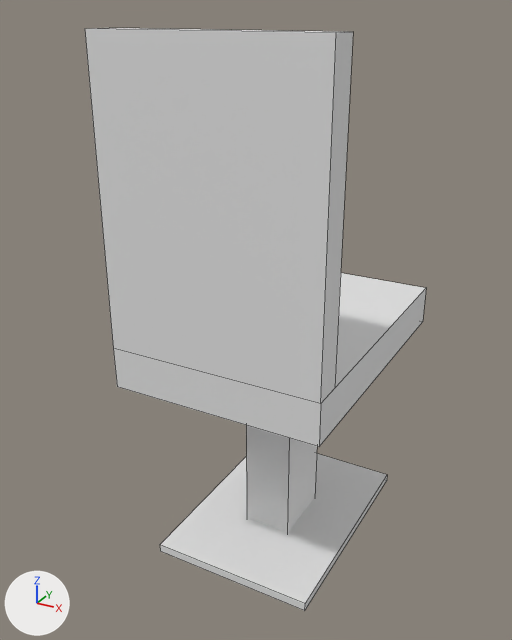
The Blender file Assets/Models/Props/Seat.blend: old version first, new version second.
Before and after are seen from a camera (50 mm lens) standing at (0.815, -1.652, 1.483) and looking at (-0.063, -0.054, 0.685). Every picture has the same lights, and +X, +Y and +Z are marked at lower left. Mesh edges are drawn as thin lines.

The first picture shows 'Seat'.
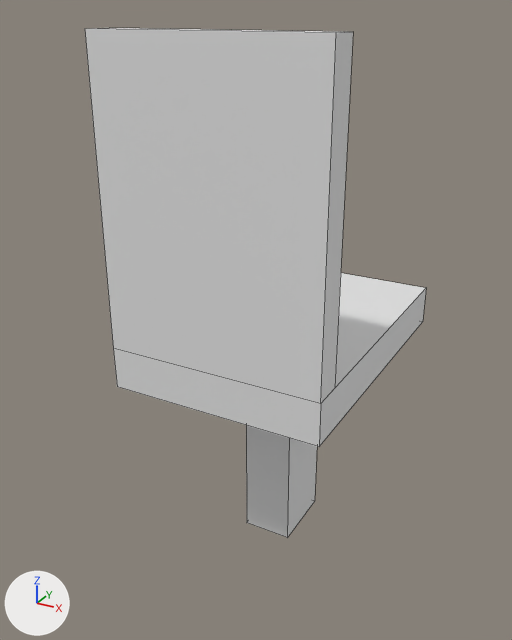
The change in detail:
me_seat has 30 vertices, 19 faces and spans x -0.288..0.288, y 0.0..1.444, z -0.398..0.399.
me_seat is used by ob_seat; location (0.0, 0.0, 0.0); rotation (1.571, 0.0, 0.0), in degrees (90, 0, 0).
me_seat part 1: the loose piece of 8 vertices spanning x -0.238..0.238, y 0.0..0.025, z -0.329..0.329 is deleted.

Boxes [x1, y1, x2, y2] around the edits, measured in the pictures (512 x 640 px):
'Seat', reshaped (13% shorter)
    before: [85, 28, 426, 611]
    after: [85, 28, 426, 537]
part 1 of me_seat, deleted
    before: [160, 453, 387, 611]
